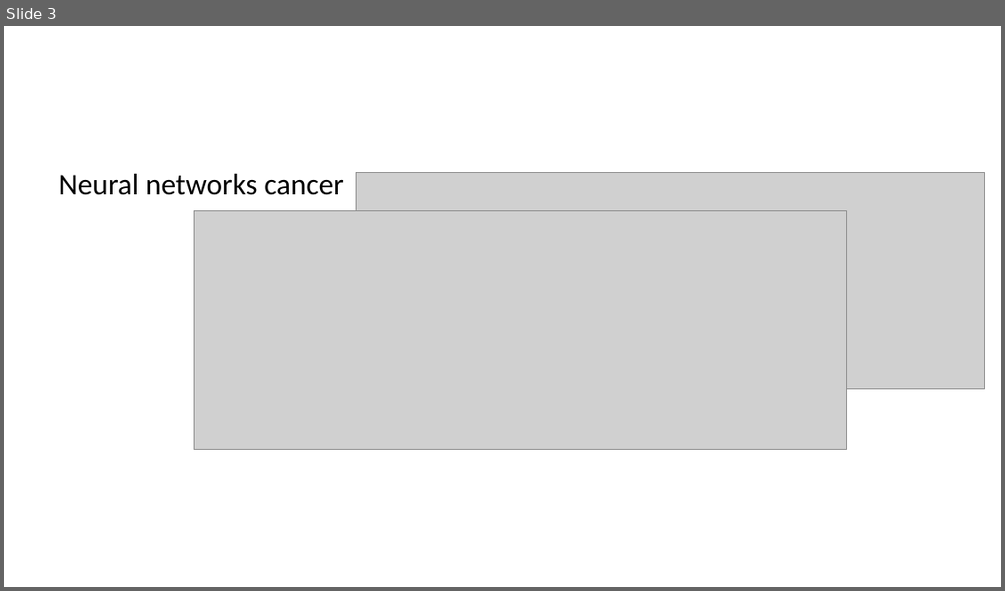
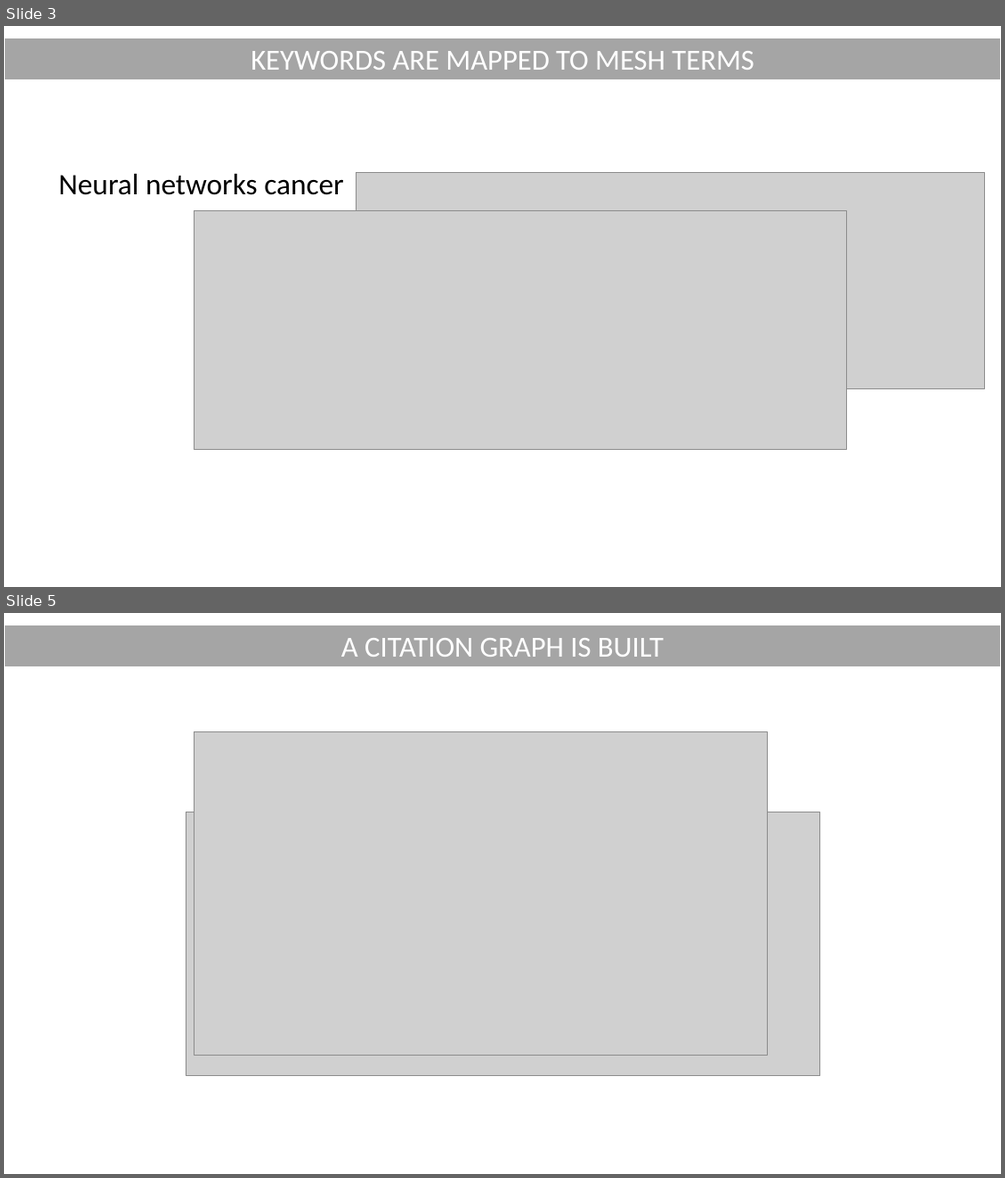
Before and after one commit to ggonzalezp/pubmedkg_recommender, a slide deck: presentation_pubmedkg.pptx. Shown one above the other, each under a label of ours: slide 3 before the commit, slides 3 and 5 after it; the slides between them are not shown. The pictures are 1005x591 and 1005x1178 pixels, drawn with LibreOffice and Linux fonts; fonts in the diff are those of the drawing; grey boxes stand for pictures. Boxes give left, top, right and bottom in pixels: in the first picture for what was removed or moved away, otherwise in the second. Text is boxed around its words. In the diff, an @@ line names an element or a change of style, - is before the commit and + after.

```diff
--- a/presentation_pubmedkg.pptx
+++ b/presentation_pubmedkg.pptx
@@ slide 5 added at (x1=4, y1=613, x2=1001, y2=1174), background #FFFFFF @@
@@ rectangle added at (x1=4, y1=625, x2=1001, y2=666), fill #A5A5A5, outline #FFFFFF 1.5 pt, 28 pt, text #FFFFFF @@
+A CITATION GRAPH IS BUILT
@@ picture added at (x1=194, y1=732, x2=768, y2=1055) @@
@@ picture added at (x1=186, y1=811, x2=820, y2=1075) @@
@@ slide 3 changed as well @@
@@ rectangle added at (x1=4, y1=38, x2=1001, y2=79), fill #A5A5A5, outline #FFFFFF 1.5 pt, 28 pt, text #FFFFFF @@
+KEYWORDS ARE MAPPED TO MESH TERMS
```
Also in this commit, not shown: 1 other slide changed, 8 other slides added, 6 slides removed, 3 other files.
